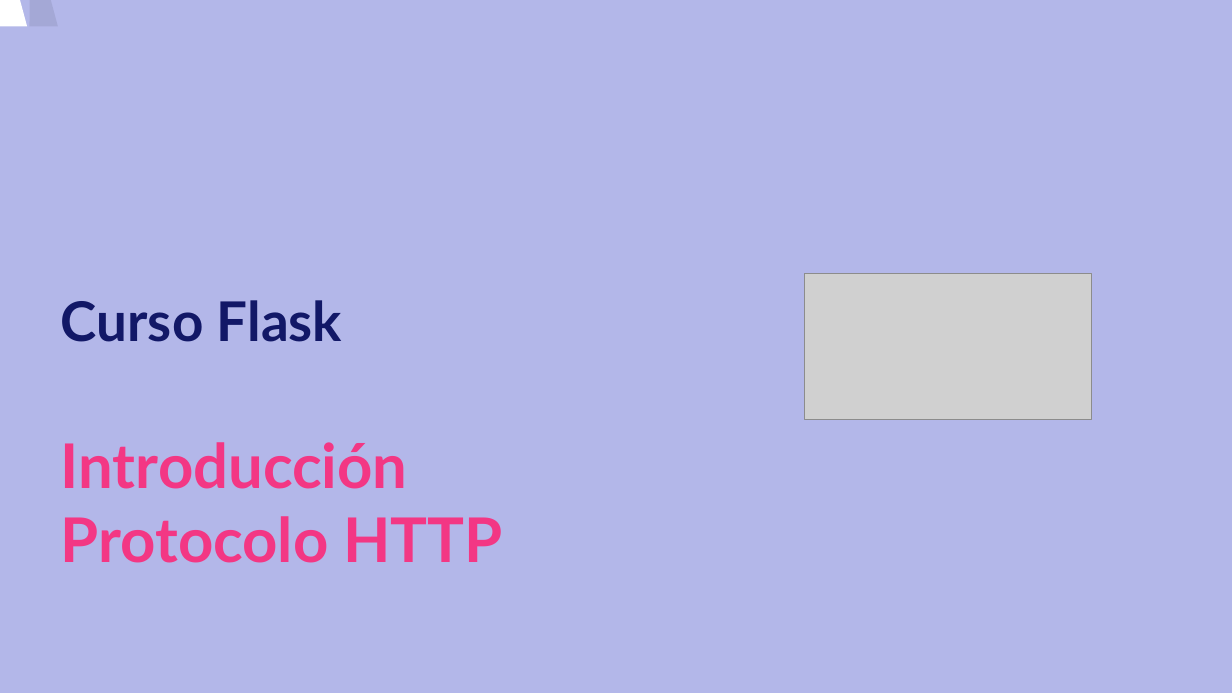
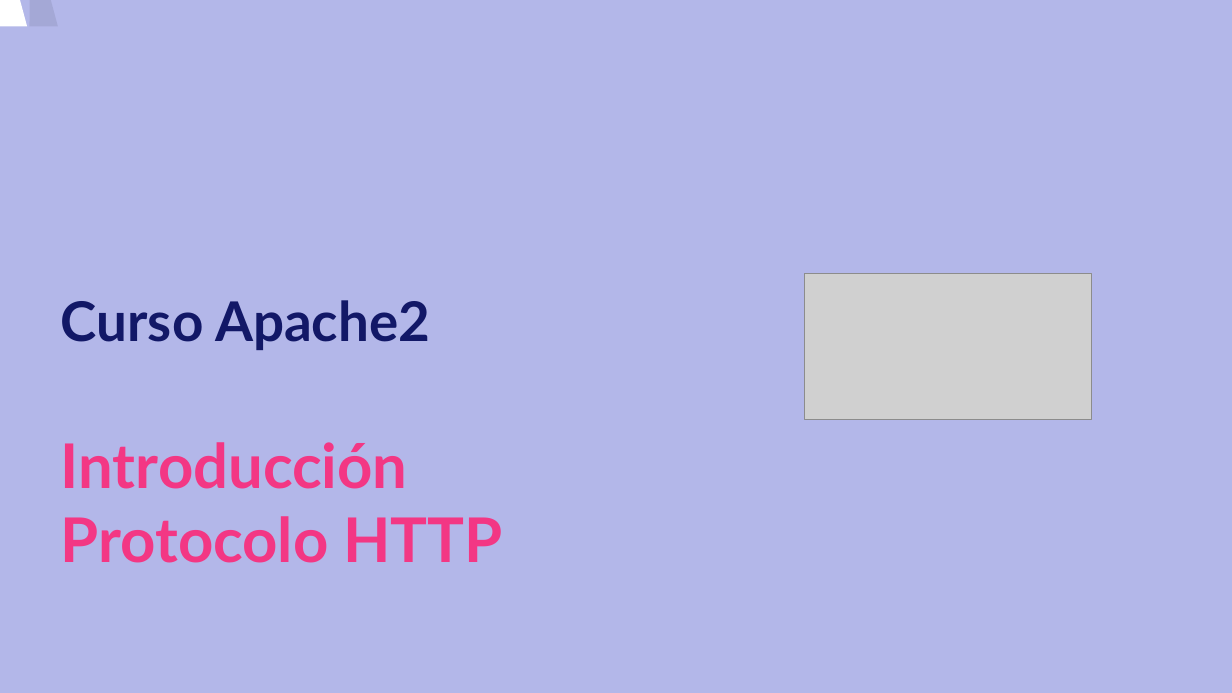
Before and after one commit to carloskuce/SRI, a slide deck: slide 1 of curso/u1/u1.odp. Drawn at 1232x693 pixels with LibreOffice and Linux fonts; fonts in the diff are those of the drawing; grey boxes stand for pictures. Boxes give left, top, right and bottom in pixels: in the first picture for what was removed or moved away, otherwise in the second. Text is boxed around its words. In the diff, an @@ line names an element or a change of style, - is before the commit and + after.

```diff
--- a/curso/u1/u1.odp
+++ b/curso/u1/u1.odp
@@ title at bbox=[61, 300, 502, 563]: text changed @@
-Curso Flask
-Introducción
-Protocolo HTTP
+Curso Apache2
+Introducción
+Protocolo HTTP
```
Also in this commit, not shown: 3 other slides changed, 1 slide added, 1 slide removed, 2 other files.
